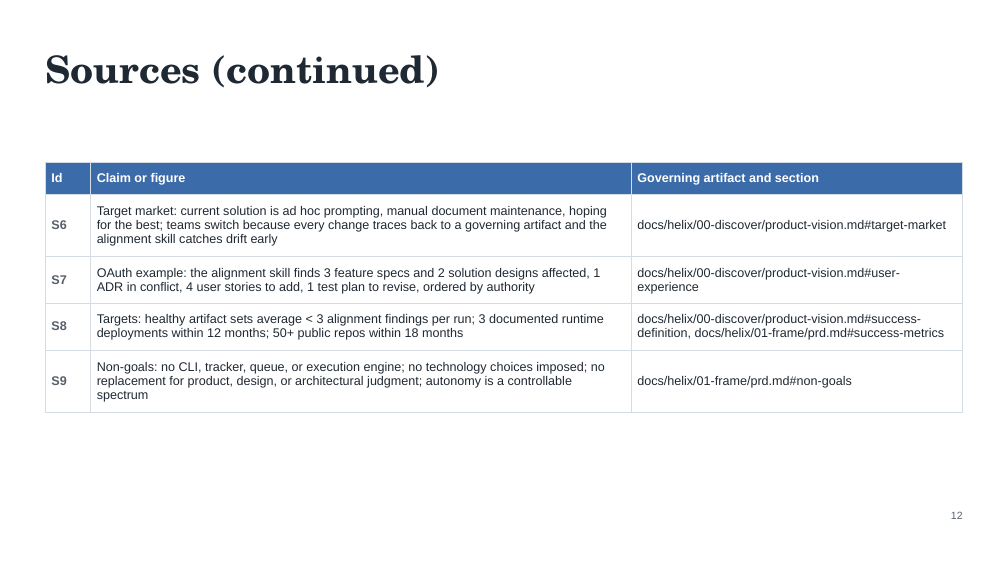
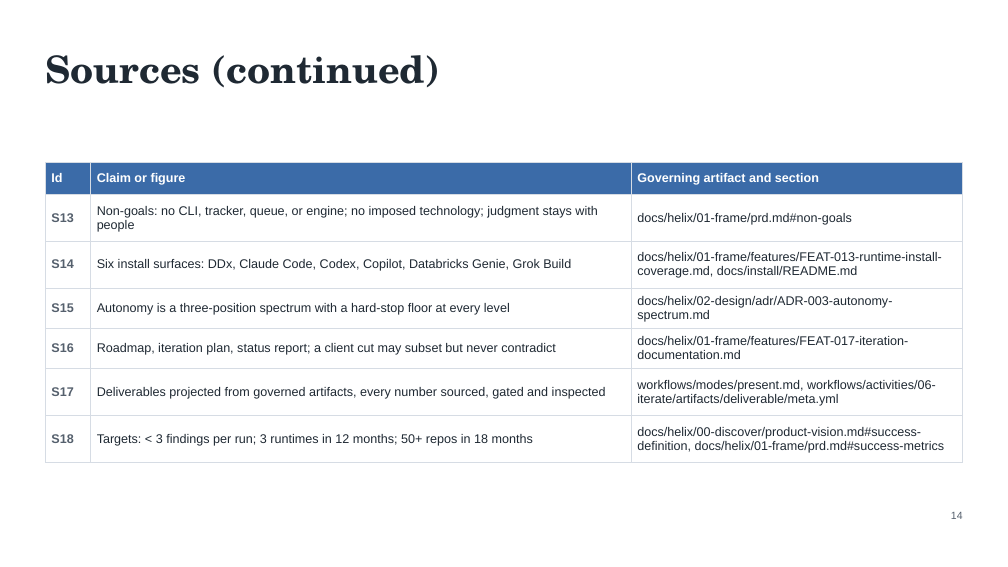
Before and after one commit to DocumentDrivenDX/helix, a slide deck: slide 14 of docs/helix/06-iterate/deliverables/assets/DEL-001-helix-evaluation-deck.pptx (slide 12 before the commit). Drawn at 1008x567 pixels with LibreOffice and Linux fonts; fonts in the diff are those of the drawing. Boxes give left, top, right and bottom in pixels: in the first picture for what was removed or moved away, otherwise in the second. Text is boxed around its words. In the diff, an @@ line names an element or a change of style, - is before the commit and + after.

```diff
--- a/docs/helix/06-iterate/deliverables/assets/DEL-001-helix-evaluation-deck.pptx
+++ b/docs/helix/06-iterate/deliverables/assets/DEL-001-helix-evaluation-deck.pptx
@@ table at (45, 163, 963, 457) @@
-row 2: S6 | Target market: current solution is ad hoc prompting, manual document maintenance, hoping for the best; teams switch because every change traces back to a governing artifact and the alignment skill catches drift early | docs/helix/00-discover/product-vision.md#target-market
-row 3: S7 | OAuth example: the alignment skill finds 3 feature specs and 2 solution designs affected, 1 ADR in conflict, 4 user stories to add, 1 test plan to revise, ordered by authority | docs/helix/00-discover/product-vision.md#user-experience
-row 4: S8 | Targets: healthy artifact sets average < 3 alignment findings per run; 3 documented runtime deployments within 12 months; 50+ public repos within 18 months | docs/helix/00-discover/product-vision.md#success-definition, docs/helix/01-frame/prd.md#success-metrics
-row 5: S9 | Non-goals: no CLI, tracker, queue, or execution engine; no technology choices imposed; no replacement for product, design, or architectural judgment; autonomy is a controllable spectrum | docs/helix/01-frame/prd.md#non-goals
+row 2: S13 | Non-goals: no CLI, tracker, queue, or engine; no imposed technology; judgment stays with people | docs/helix/01-frame/prd.md#non-goals
+row 3: S14 | Six install surfaces: DDx, Claude Code, Codex, Copilot, Databricks Genie, Grok Build | docs/helix/01-frame/features/FEAT-013-runtime-install-coverage.md, docs/install/README.md
+row 4: S15 | Autonomy is a three-position spectrum with a hard-stop floor at every level | docs/helix/02-design/adr/ADR-003-autonomy-spectrum.md
+row 5: S16 | Roadmap, iteration plan, status report; a client cut may subset but never contradict | docs/helix/01-frame/features/FEAT-017-iteration-documentation.md
+row 6: S17 | Deliverables projected from governed artifacts, every number sourced, gated and inspected | workflows/modes/present.md, workflows/activities/06-iterate/artifacts/deliverable/meta.yml
+row 7: S18 | Targets: < 3 findings per run; 3 runtimes in 12 months; 50+ repos in 18 months | docs/helix/00-discover/product-vision.md#success-definition, docs/helix/01-frame/prd.md#success-metrics
@@ text at (951, 512, 963, 519): text changed @@
-12
+14
```
Also in this commit, not shown: 6 other slides changed, 6 slides added, 4 slides removed, 15 other files.
